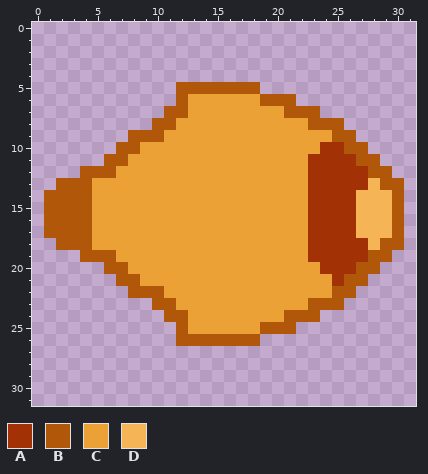
Pixel-art sprite, stored at Dungeon Crawler/Content/spells/Fireball.png. The first picture shows the starting point.
The file is 32x32 pixels.
Palette (. is transparent): A #a23105  B #b1570a  C #eba136  D #f5b456
After the commit:
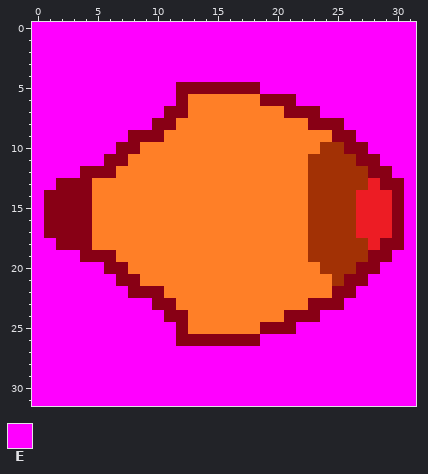
Colours new in this view: E #ff00ff
What changed:
colour B: #b1570a -> #880015
colour C: #eba136 -> #ff7f27
colour D: #f5b456 -> #ed1c24
y 0..4: x 0..31 ................................ -> EEEEEEEEEEEEEEEEEEEEEEEEEEEEEEEE
y 5: x 0..11 ............ -> EEEEEEEEEEEE; x 19..31 ............. -> EEEEEEEEEEEEE
y 6: x 0..11 ............ -> EEEEEEEEEEEE; x 22..31 .......... -> EEEEEEEEEE
y 7: x 0..10 ........... -> EEEEEEEEEEE; x 24..31 ........ -> EEEEEEEE
y 8: x 0..9 .......... -> EEEEEEEEEE; x 26..31 ...... -> EEEEEE
y 9: x 0..7 ........ -> EEEEEEEE; x 27..31 ..... -> EEEEE
y 10: x 0..6 ....... -> EEEEEEE; x 28..31 .... -> EEEE
y 11: x 0..5 ...... -> EEEEEE; x 29..31 ... -> EEE
y 12: x 0..3 .... -> EEEE; x 30..31 .. -> EE
y 13: x 0..1 .. -> EE; x 31 . -> E
y 14..17: x 0 . -> E; x 31 . -> E
y 18: x 0..1 .. -> EE; x 31 . -> E
y 19: x 0..3 .... -> EEEE; x 30..31 .. -> EE
y 20: x 0..5 ...... -> EEEEEE; x 29..31 ... -> EEE
y 21: x 0..6 ....... -> EEEEEEE; x 28..31 .... -> EEEE
y 22: x 0..7 ........ -> EEEEEEEE; x 27..31 ..... -> EEEEE
y 23: x 0..9 .......... -> EEEEEEEEEE; x 26..31 ...... -> EEEEEE
y 24: x 0..10 ........... -> EEEEEEEEEEE; x 24..31 ........ -> EEEEEEEE
y 25: x 0..11 ............ -> EEEEEEEEEEEE; x 22..31 .......... -> EEEEEEEEEE
y 26: x 0..11 ............ -> EEEEEEEEEEEE; x 19..31 ............. -> EEEEEEEEEEEEE
y 27..31: x 0..31 ................................ -> EEEEEEEEEEEEEEEEEEEEEEEEEEEEEEEE
